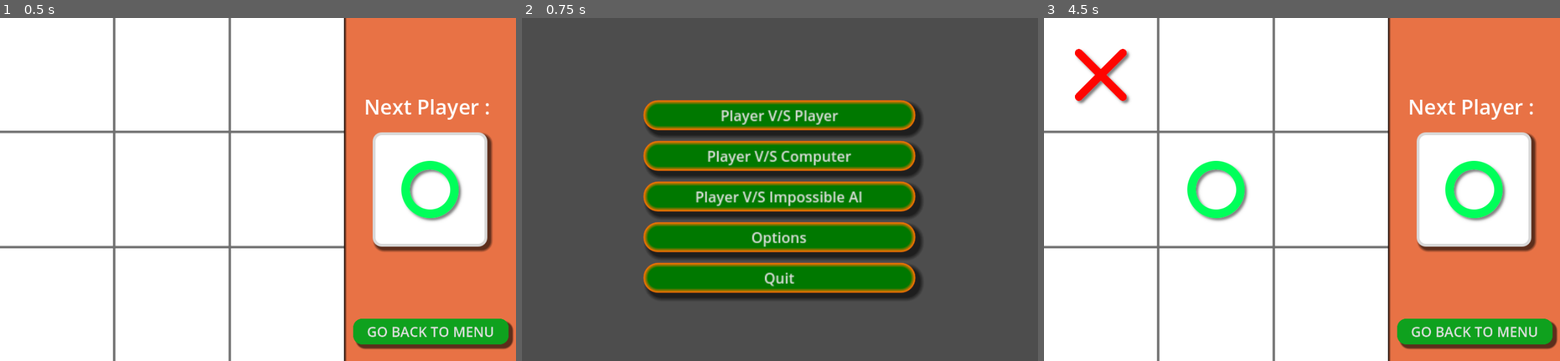
Above: before the commit, frames 1-3 (left to right).
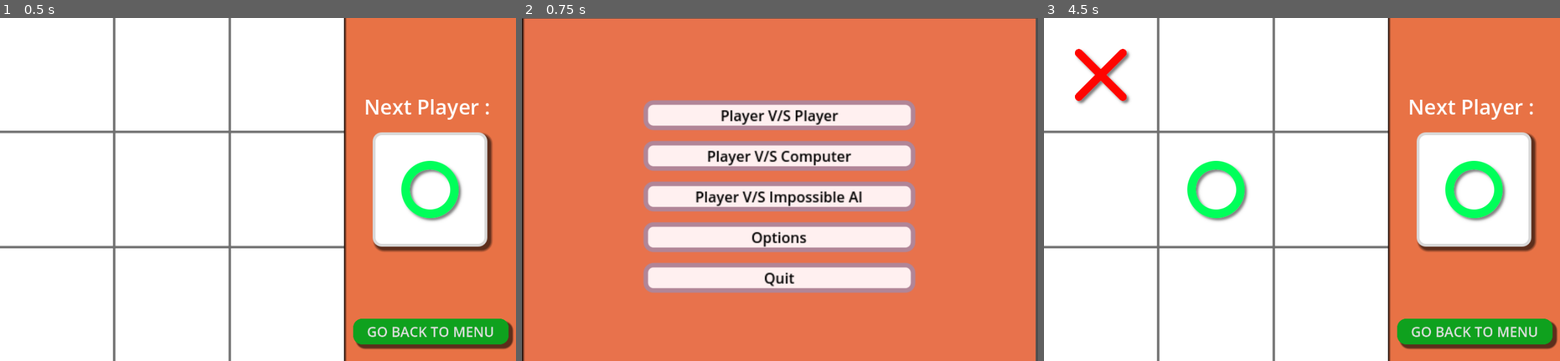
Above: after the commit, the same moments.

Repository: paramdholakia/tic-tac-toe-Godot
Game: Godot game, scene res://scenes/PVC.tscn
The game is run twice, just before and just after one commit, with the same random seed, the same clock (stepped at 60 frames per second) and the same inputs. Before the commit the project has no main scene; this scene is started directly in both runs.
Inputs (mouse positions are in pixels of both pictures, inside the frame that each line leads up to):
- Up to frame 1 (0.5 s): no input
- Up to frame 2 (0.75 s): click "GO BACK TO MENU" at 0.5 s
- Up to frame 3 (4.5 s): click "Player V/S Player" at 1.25 s; click "GO BACK TO MENU" at 2 s; click "Player V/S Computer" at 2.75 s; tap Enter at 3.5, 3.6, 4.35 s; move the mouse to (1415, 172) at 3.52 s; click (1415, 172) at 3.67 s; tap Space at 4.25 s; move the mouse to (1198, 206) at 4.27 s; click (1198, 206) at 4.42 s

Frame 1 is identical in both runs. In frame 2, 99% of the frame differs, in the area x 0-100%, y 0-100%; in frame 3, nothing differs.

Commit message:
Refactor menu structure: remove old menu files and implement new Main scene with updated button functionality

Diff:
--- /dev/null
+++ b/Main.tscn
@@ -0,0 +1,178 @@
+[gd_scene load_steps=7 format=3 uid="uid://bnd8bdilrpw2h"]
+
+[ext_resource type="Script" path="res://Main.gd" id="1_tij3b"]
+
+[sub_resource type="Theme" id="Theme_bdryt"]
+
+[sub_resource type="StyleBoxFlat" id="StyleBoxFlat_s4cq0"]
+bg_color = Color(0.909804, 0.447059, 0.298039, 1)
+border_width_left = 5
+border_color = Color(0, 0, 0, 1)
+border_blend = true
+
+[sub_resource type="StyleBoxFlat" id="StyleBoxFlat_Pressed"]
+bg_color = Color(1, 0.913725, 0.913725, 1)
+border_width_left = 10
+border_width_top = 10
+border_width_right = 10
+border_width_bottom = 10
+border_color = Color(0.694118, 0.521569, 0.592157, 1)
+corner_radius_top_left = 15
+corner_radius_top_right = 15
+corner_radius_bottom_right = 15
+corner_radius_bottom_left = 15
+expand_margin_left = 5.0
+expand_margin_top = 5.0
+expand_margin_right = 5.0
+expand_margin_bottom = 5.0
+shadow_color = Color(0, 0, 0, 0)
+
+[sub_resource type="StyleBoxFlat" id="StyleBoxFlat_Hover"]
+bg_color = Color(1, 0.913725, 0.913725, 1)
+border_width_left = 10
+border_width_top = 10
+border_width_right = 10
+border_width_bottom = 10
+border_color = Color(0.694118, 0.521569, 0.592157, 1)
+corner_radius_top_left = 10
+corner_radius_top_right = 10
+corner_radius_bottom_right = 10
+corner_radius_bottom_left = 10
+
+[sub_resource type="StyleBoxFlat" id="StyleBoxFlat_Normal"]
+bg_color = Color(1, 0.941176, 0.941176, 1)
+border_width_left = 5
+border_width_top = 5
+border_width_right = 5
+border_width_bottom = 5
+border_color = Color(0.694118, 0.521569, 0.592157, 1)
+corner_radius_top_left = 10
+corner_radius_top_right = 10
+corner_radius_bottom_right = 10
+corner_radius_bottom_left = 10
+
+[node name="Menu" type="Control"]
+layout_mode = 3
+anchors_preset = 8
+anchor_left = 0.5
+anchor_top = 0.5
+anchor_right = 0.5
+anchor_bottom = 0.5
+offset_left = -88.48
+offset_top = -50.0
+offset_right = -88.48
+offset_bottom = -50.0
+grow_horizontal = 2
+grow_vertical = 2
+script = ExtResource("1_tij3b")
+
+[node name="SidePanel" type="Panel" parent="."]
+custom_minimum_size = Vector2(300, 600)
+layout_mode = 1
+anchors_preset = 11
+anchor_left = 1.0
+anchor_right = 1.0
+anchor_bottom = 1.0
+offset_left = -362.0
+offset_top = -249.0
+offset_right = 534.0
+offset_bottom = 351.0
+grow_horizontal = 0
+grow_vertical = 2
+theme = SubResource("Theme_bdryt")
+theme_override_styles/panel = SubResource("StyleBoxFlat_s4cq0")
+
+[node name="MarginContainer" type="MarginContainer" parent="."]
+layout_mode = 1
+anchors_preset = 8
+anchor_left = 0.5
+anchor_top = 0.5
+anchor_right = 0.5
+anchor_bottom = 0.5
+offset_left = -150.0
+offset_top = -106.5
+offset_right = 150.0
+offset_bottom = 106.5
+grow_horizontal = 2
+grow_vertical = 2
+scale = Vector2(1.58, 1.58)
+
+[node name="VBoxContainer" type="VBoxContainer" parent="MarginContainer"]
+layout_mode = 2
+theme_override_constants/separation = 12
+
+[node name="PVP" type="Button" parent="MarginContainer/VBoxContainer"]
+layout_mode = 2
+theme_override_colors/font_disabled_color = Color(0, 0, 0, 1)
+theme_override_colors/font_hover_pressed_color = Color(0, 0, 0, 1)
+theme_override_colors/font_hover_color = Color(0, 0, 0, 1)
+theme_override_colors/font_pressed_color = Color(0, 0, 0, 1)
+theme_override_colors/font_focus_color = Color(0, 0, 0, 1)
+theme_override_colors/font_color = Color(0, 0, 0, 1)
+theme_override_colors/font_outline_color = Color(0, 0, 0, 1)
+theme_override_styles/hover = SubResource("StyleBoxFlat_Pressed")
+theme_override_styles/pressed = SubResource("StyleBoxFlat_Hover")
+theme_override_styles/normal = SubResource("StyleBoxFlat_Normal")
+text = "Player V/S Player"
+
+[node name="PVC" type="Button" parent="MarginContainer/VBoxContainer"]
+layout_mode = 2
+theme_override_colors/font_disabled_color = Color(0, 0, 0, 1)
+theme_override_colors/font_hover_pressed_color = Color(0, 0, 0, 1)
+theme_override_colors/font_hover_color = Color(0, 0, 0, 1)
+theme_override_colors/font_pressed_color = Color(0, 0, 0, 1)
+theme_override_colors/font_focus_color = Color(0, 0, 0, 1)
+theme_override_colors/font_color = Color(0, 0, 0, 1)
+theme_override_colors/font_outline_color = Color(0, 0, 0, 1)
+theme_override_styles/hover = SubResource("StyleBoxFlat_Pressed")
+theme_override_styles/pressed = SubResource("StyleBoxFlat_Hover")
+theme_override_styles/normal = SubResource("StyleBoxFlat_Normal")
+text = "Player V/S Computer"
+
+[node name="PVAI" type="Button" parent="MarginContainer/VBoxContainer"]
+layout_mode = 2
+theme_override_colors/font_disabled_color = Color(0, 0, 0, 1)
+theme_override_colors/font_hover_pressed_color = Color(0, 0, 0, 1)
+theme_override_colors/font_hover_color = Color(0, 0, 0, 1)
+theme_override_colors/font_pressed_color = Color(0, 0, 0, 1)
+theme_override_colors/font_focus_color = Color(0, 0, 0, 1)
+theme_override_colors/font_color = Color(0, 0, 0, 1)
+theme_override_colors/font_outline_color = Color(0, 0, 0, 1)
+theme_override_styles/hover = SubResource("StyleBoxFlat_Pressed")
+theme_override_styles/pressed = SubResource("StyleBoxFlat_Hover")
+theme_override_styles/normal = SubResource("StyleBoxFlat_Normal")
+text = "Player V/S Impossible AI"
+
+[node name="Options" type="Button" parent="MarginContainer/VBoxContainer"]
+layout_mode = 2
+theme_override_colors/font_disabled_color = Color(0, 0, 0, 1)
+theme_override_colors/font_hover_pressed_color = Color(0, 0, 0, 1)
+theme_override_colors/font_hover_color = Color(0, 0, 0, 1)
+theme_override_colors/font_pressed_color = Color(0, 0, 0, 1)
+theme_override_colors/font_focus_color = Color(0, 0, 0, 1)
+theme_override_colors/font_color = Color(0, 0, 0, 1)
+theme_override_colors/font_outline_color = Color(0, 0, 0, 1)
+theme_override_styles/hover = SubResource("StyleBoxFlat_Pressed")
+theme_override_styles/pressed = SubResource("StyleBoxFlat_Hover")
+theme_override_styles/normal = SubResource("StyleBoxFlat_Normal")
+text = "Options"
+
+[node name="Exit" type="Button" parent="MarginContainer/VBoxContainer"]
+layout_mode = 2
+theme_override_colors/font_disabled_color = Color(0, 0, 0, 1)
+theme_override_colors/font_hover_pressed_color = Color(0, 0, 0, 1)
+theme_override_colors/font_hover_color = Color(0, 0, 0, 1)
+theme_override_colors/font_pressed_color = Color(0, 0, 0, 1)
+theme_override_colors/font_focus_color = Color(0, 0, 0, 1)
+theme_override_colors/font_color = Color(0, 0, 0, 1)
+theme_override_colors/font_outline_color = Color(0, 0, 0, 1)
+theme_override_styles/hover = SubResource("StyleBoxFlat_Pressed")
+theme_override_styles/pressed = SubResource("StyleBoxFlat_Hover")
+theme_override_styles/normal = SubResource("StyleBoxFlat_Normal")
+text = "Quit"
+
+[connection signal="pressed" from="MarginContainer/VBoxContainer/PVP" to="." method="_on_pvp_pressed"]
+[connection signal="pressed" from="MarginContainer/VBoxContainer/PVC" to="." method="_on_pvc_pressed"]
+[connection signal="pressed" from="MarginContainer/VBoxContainer/PVAI" to="." method="_on_pvai_pressed"]
+[connection signal="pressed" from="MarginContainer/VBoxContainer/Options" to="." method="_on_options_pressed"]
+[connection signal="pressed" from="MarginContainer/VBoxContainer/Exit" to="." method="_on_exit_pressed"]
--- a/menu.tscn
+++ /dev/null
@@ -1,84 +0,0 @@
-[gd_scene load_steps=3 format=3 uid="uid://bnd8bdilrpw2h"]
-
-[ext_resource type="Script" path="res://menu.gd" id="1_tij3b"]
-
-[sub_resource type="StyleBoxFlat" id="StyleBoxFlat_5ml1o"]
-bg_color = Color(0, 0.470588, 0, 1)
-border_width_left = 5
-border_width_top = 5
-border_width_right = 5
-border_width_bottom = 5
-border_color = Color(1, 0.447059, 0, 1)
-border_blend = true
-corner_radius_top_left = 15
-corner_radius_top_right = 15
-corner_radius_bottom_right = 15
-corner_radius_bottom_left = 15
-shadow_size = 5
-shadow_offset = Vector2(5, 5)
-
-[node name="Menu" type="Control"]
-layout_mode = 3
-anchors_preset = 8
-anchor_left = 0.5
-anchor_top = 0.5
-anchor_right = 0.5
-anchor_bottom = 0.5
-offset_left = -88.48
-offset_top = -50.0
-offset_right = -88.48
-offset_bottom = -50.0
-grow_horizontal = 2
-grow_vertical = 2
-script = ExtResource("1_tij3b")
-
-[node name="MarginContainer" type="MarginContainer" parent="."]
-layout_mode = 1
-anchors_preset = 8
-anchor_left = 0.5
-anchor_top = 0.5
-anchor_right = 0.5
-anchor_bottom = 0.5
-offset_left = -150.0
-offset_top = -100.0
-offset_right = 150.0
-offset_bottom = 100.0
-grow_horizontal = 2
-grow_vertical = 2
-scale = Vector2(1.58, 1.58)
-
-[node name="VBoxContainer" type="VBoxContainer" parent="MarginContainer"]
-layout_mode = 2
-theme_override_constants/separation = 12
-
-[node name="PVP" type="Button" parent="MarginContainer/VBoxContainer"]
-layout_mode = 2
-theme_override_styles/normal = SubResource("StyleBoxFlat_5ml1o")
-text = "Player V/S Player"
-
-[node name="PVC" type="Button" parent="MarginContainer/VBoxContainer"]
-layout_mode = 2
-theme_override_styles/normal = SubResource("StyleBoxFlat_5ml1o")
-text = "Player V/S Computer"
-
-[node name="PVAI" type="Button" parent="MarginContainer/VBoxContainer"]
-layout_mode = 2
-theme_override_styles/normal = SubResource("StyleBoxFlat_5ml1o")
-text = "Player V/S Impossible AI"
-
-[node name="Options" type="Button" parent="MarginContainer/VBoxContainer"]
-layout_mode = 2
-theme_override_styles/normal = SubResource("StyleBoxFlat_5ml1o")
-text = "Options"
-
-[node name="Exit" type="Button" parent="MarginContainer/VBoxContainer"]
-layout_mode = 2
-theme_override_styles/normal = SubResource("StyleBoxFlat_5ml1o")
-text = "Quit
-"
-
-[connection signal="pressed" from="MarginContainer/VBoxContainer/PVP" to="." method="_on_pvp_pressed"]
-[connection signal="pressed" from="MarginContainer/VBoxContainer/PVC" to="." method="_on_pvc_pressed"]
-[connection signal="pressed" from="MarginContainer/VBoxContainer/PVAI" to="." method="_on_pvai_pressed"]
-[connection signal="pressed" from="MarginContainer/VBoxContainer/Options" to="." method="_on_options_pressed"]
-[connection signal="pressed" from="MarginContainer/VBoxContainer/Exit" to="." method="_on_exit_pressed"]
--- a/scripts/PVC.gd
+++ b/scripts/PVC.gd
@@ -179,4 +179,4 @@
 
 
 func _on_go_to_menu_pressed():
-	get_tree().change_scene_to_file("res://menu.tscn")
+	get_tree().change_scene_to_file("res://Main.tscn")
--- a/scripts/pvp.gd
+++ b/scripts/pvp.gd
@@ -133,4 +133,4 @@
 	new_game()
 
 func _on_go_to_menu_pressed():
-	get_tree().change_scene_to_file("res://menu.tscn")
+	get_tree().change_scene_to_file("res://Main.tscn")
Renamed: menu.gd -> Main.gd
